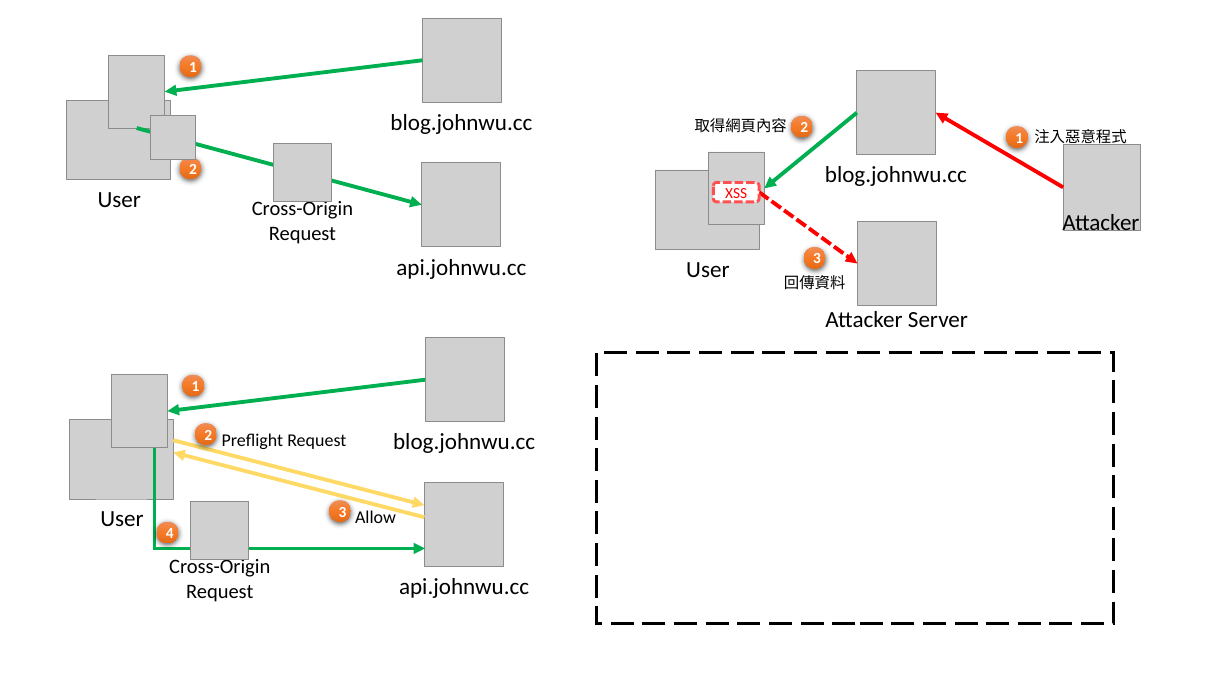
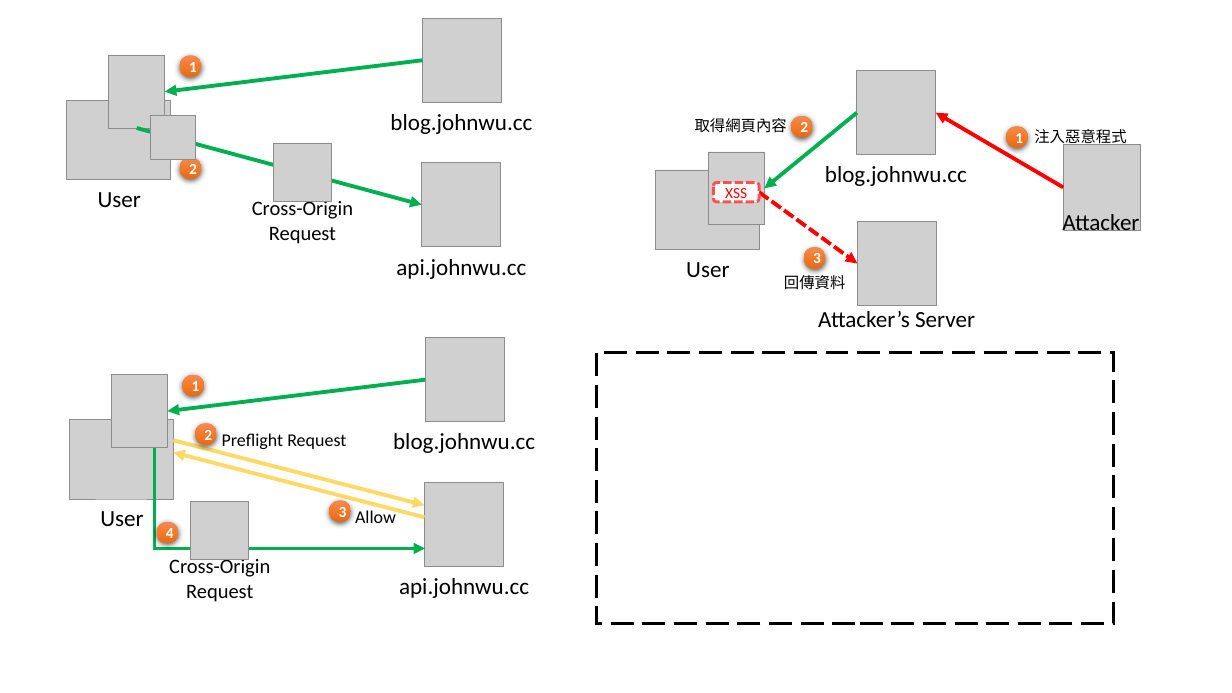
Before and after one commit to johnwu1114/blog-johnwu-cc, a slide deck: slide 26 of source/_assets/ironman.pptx. Drawn at 1232x693 pixels with LibreOffice and Linux fonts; fonts in the diff are those of the drawing; grey boxes stand for pictures. Boxes give left, top, right and bottom in pixels: in the first picture for what was removed or moved away, otherwise in the second. Text is boxed around its words. In the diff, an @@ line names an element or a change of style, - is before the commit and + after.

```diff
--- a/source/_assets/ironman.pptx
+++ b/source/_assets/ironman.pptx
@@ text at <box>818,311,975,327</box>: text changed @@
-Attacker Server
+Attacker’s Server
```
Also in this commit, not shown: 4 other files.
